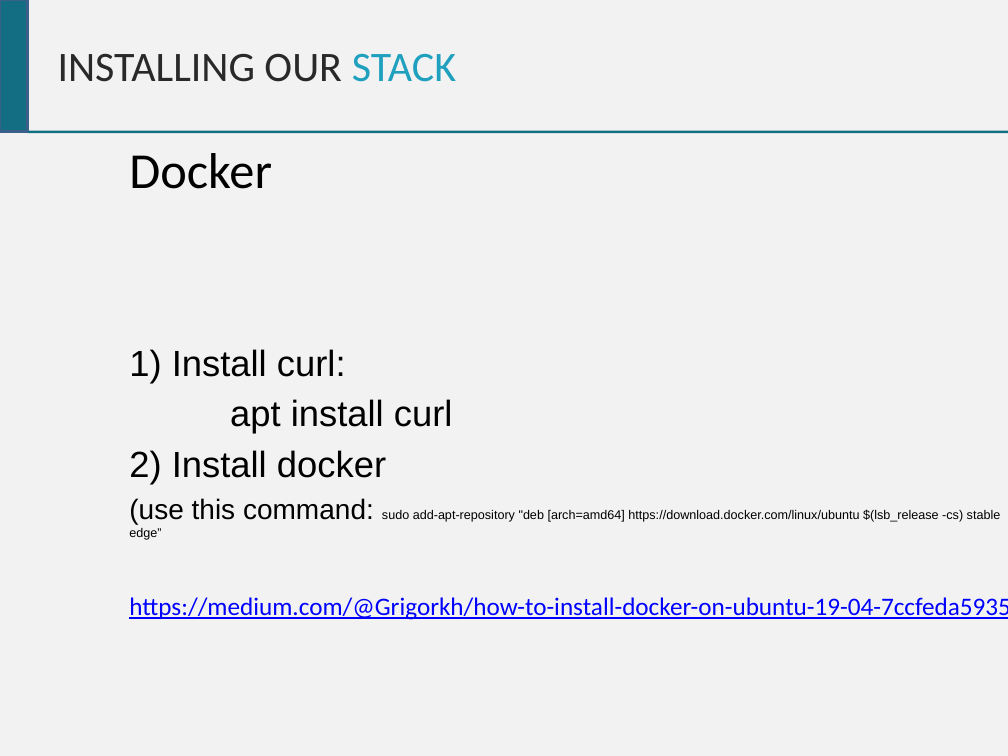
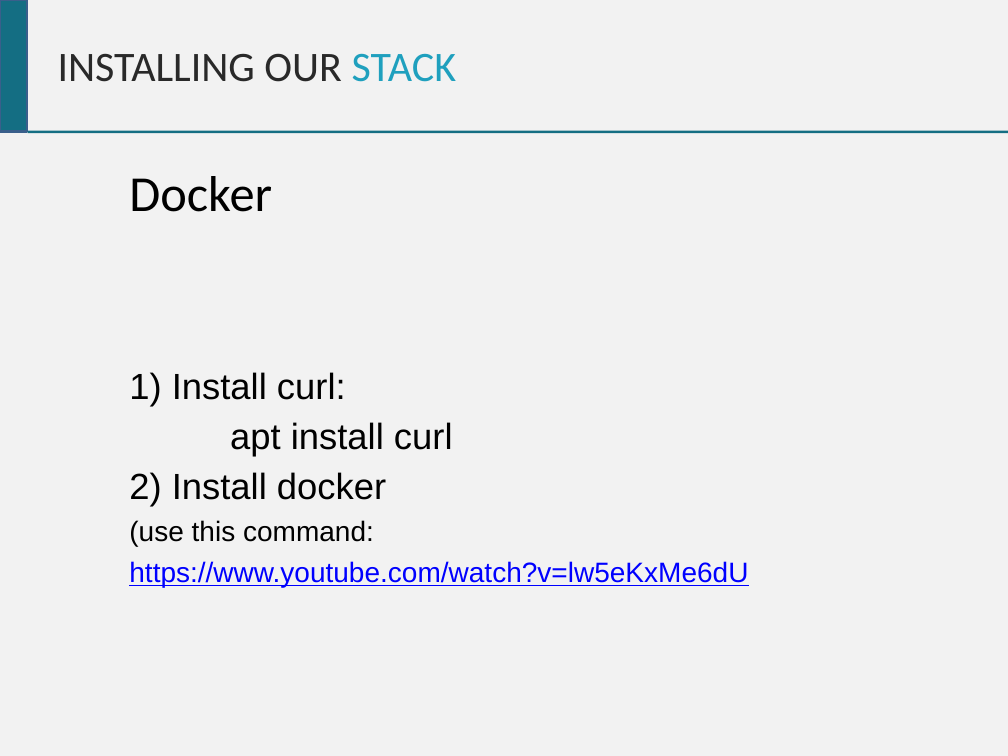
Before and after one commit to chrisgauthier742018/devopscourse, a slide deck: slide 16 of Dev Ops Course - Desktop Setup.pptx. Drawn at 1008x756 pixels with LibreOffice and Linux fonts; fonts in the diff are those of the drawing. Boxes give left, top, right and bottom in pixels: in the first picture for what was removed or moved away, otherwise in the second. Text is boxed around its words. In the diff, an @@ line names an element or a change of style, - is before the commit and + after.

Commit message:
Added Anisble support and verified hyper-v installation

```diff
--- a/Dev Ops Course - Desktop Setup.pptx
+++ b/Dev Ops Course - Desktop Setup.pptx
@@ text at (x1=129, y1=520, x2=748, y2=587): text changed; size 9 to 20 pt; text colour #000000 to #0000FF @@
-(use this command: sudo add-apt-repository "deb [arch=amd64] https://download.docker.com/linux/ubuntu $(lsb_release -cs) stable edge”
-https://medium.com/@Grigorkh/how-to-install-docker-on-ubuntu-19-04-7ccfeda5935
+(use this command:
+https://www.youtube.com/watch?v=lw5eKxMe6dU
```
Also in this commit, not shown: 5 other slides changed, 2 slides added.
